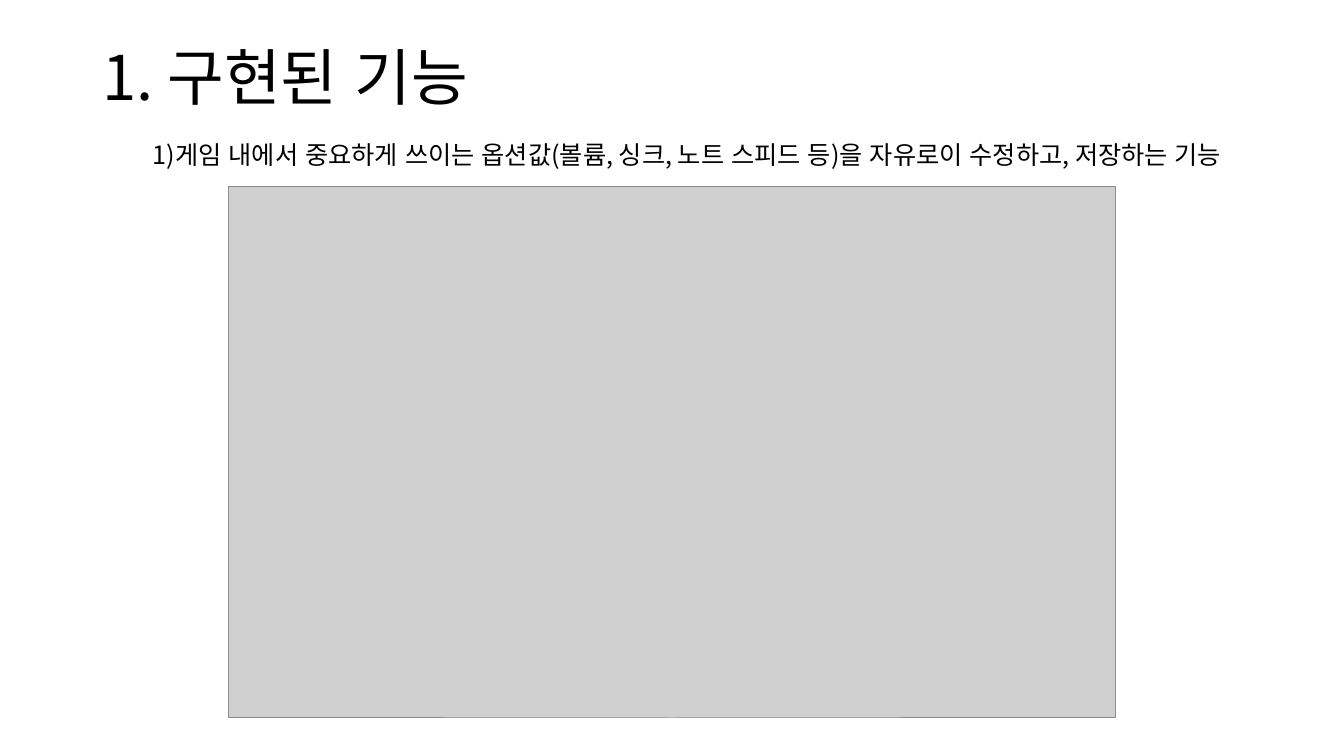
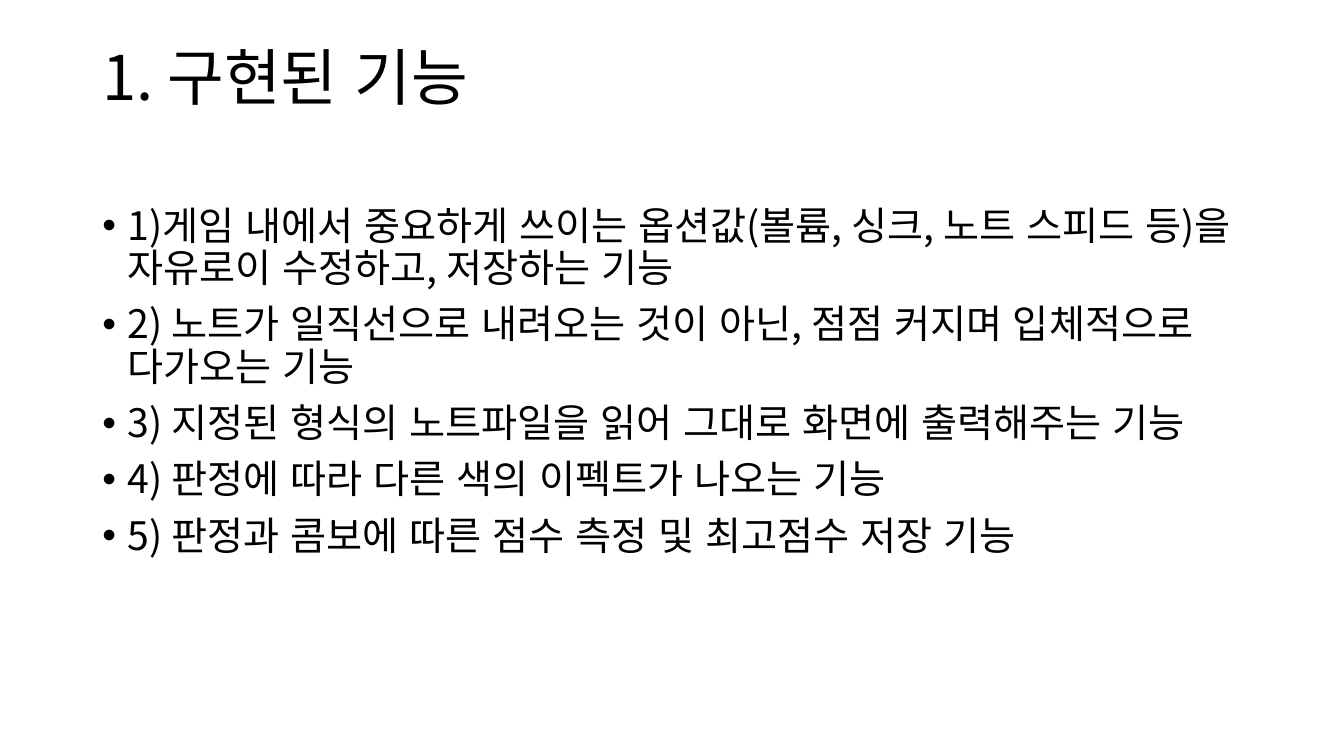
Before and after one commit to PKafka0320/clone-deemo, a slide deck: slide 3 of PSB_Project_report.pptx. Drawn at 1344x756 pixels with LibreOffice and Linux fonts; fonts in the diff are those of the drawing; grey boxes stand for pictures. Boxes give left, top, right and bottom in pixels: in the first picture for what was removed or moved away, otherwise in the second. Text is boxed around its words. In the diff, an @@ line names an element or a change of style, - is before the commit and + after.

```diff
--- a/PSB_Project_report.pptx
+++ b/PSB_Project_report.pptx
@@ text removed at [153,143,1221,169] @@
-  1)게임 내에서 중요하게 쓰이는 옵션값(볼륨, 싱크, 노트 스피드 등)을 자유로이 수정하고, 저장하는 기능
@@ text added at [128,207,1230,558], 28 pt, text #000000 @@
+• 1)게임 내에서 중요하게 쓰이는 옵션값(볼륨, 싱크, 노트 스피드 등)을 자유로이 수정하고, 저장하는 기능
+• 2) 노트가 일직선으로 내려오는 것이 아닌, 점점 커지며 입체적으로 다가오는 기능
+• 3) 지정된 형식의 노트파일을 읽어 그대로 화면에 출력해주는 기능
+• 4) 판정에 따라 다른 색의 이펙트가 나오는 기능
+• 5) 판정과 콤보에 따른 점수 측정 및 최고점수 저장 기능
@@ picture removed at [229,187,1115,718] @@
```
Also in this commit, not shown: 1 other slide changed, 1 slide added, 4 slides removed, 1 other file.
